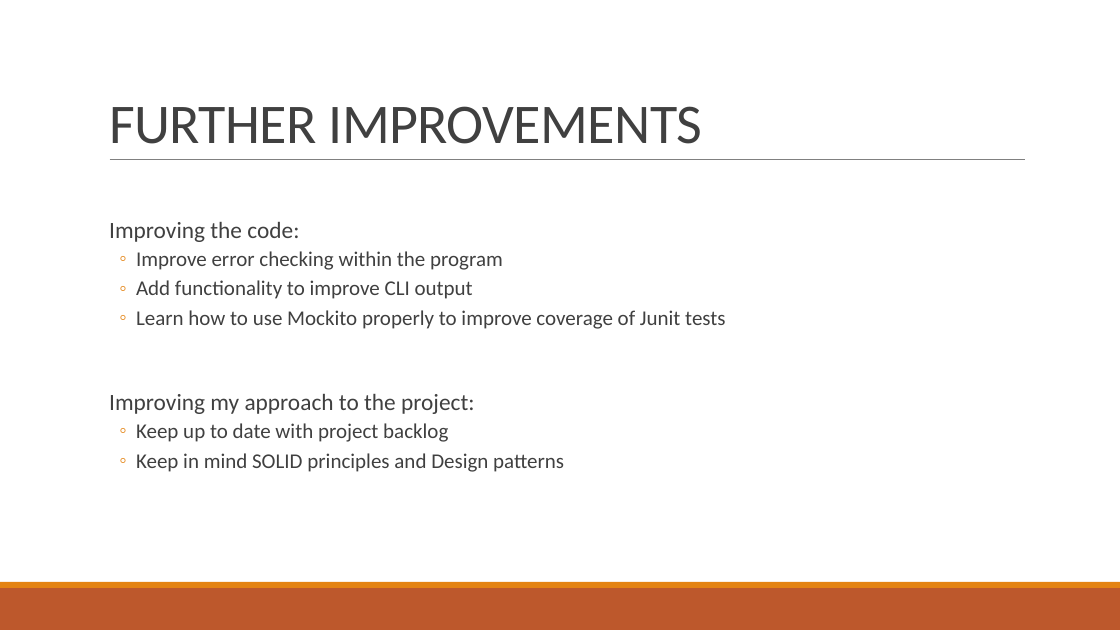
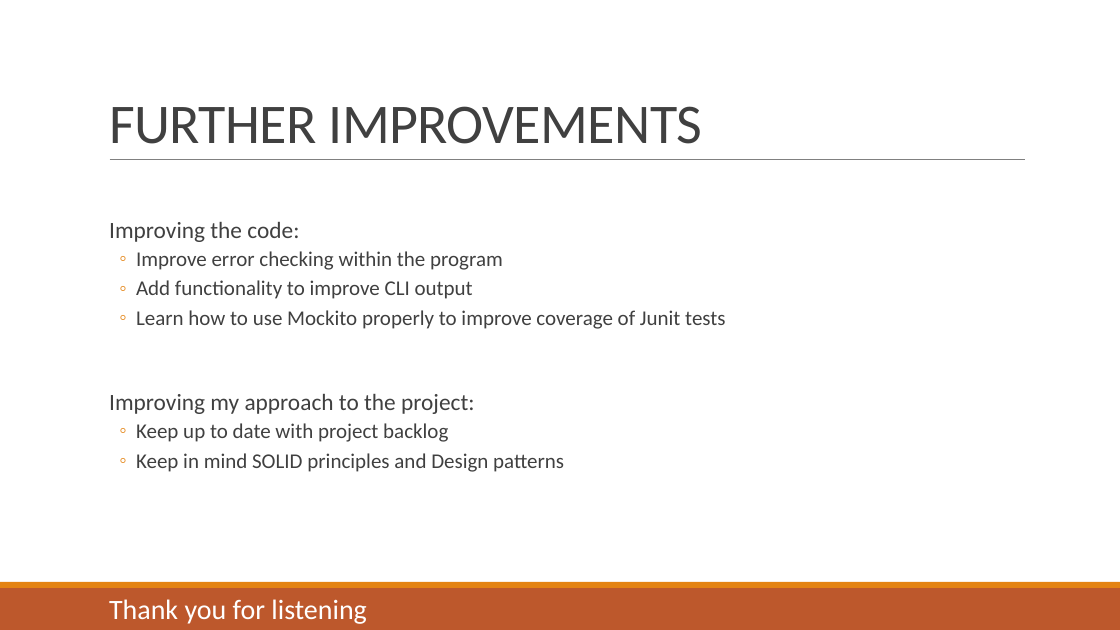
Before and after one commit to Tay-Dz/IMS-Starter, a slide deck: slide 9 of IMS Documentation/IMS presentation.pptx. Drawn at 1120x630 pixels with LibreOffice and Linux fonts; fonts in the diff are those of the drawing. Boxes give left, top, right and bottom in pixels: in the first picture for what was removed or moved away, otherwise in the second. Text is boxed around its words. In the diff, an @@ line names an element or a change of style, - is before the commit and + after.

```diff
--- a/IMS Documentation/IMS presentation.pptx
+++ b/IMS Documentation/IMS presentation.pptx
@@ text added at [109, 599, 366, 624], 24 pt, text #FFFFFF @@
+Thank you for listening
```
Also in this commit, not shown: 3 other slides changed.
